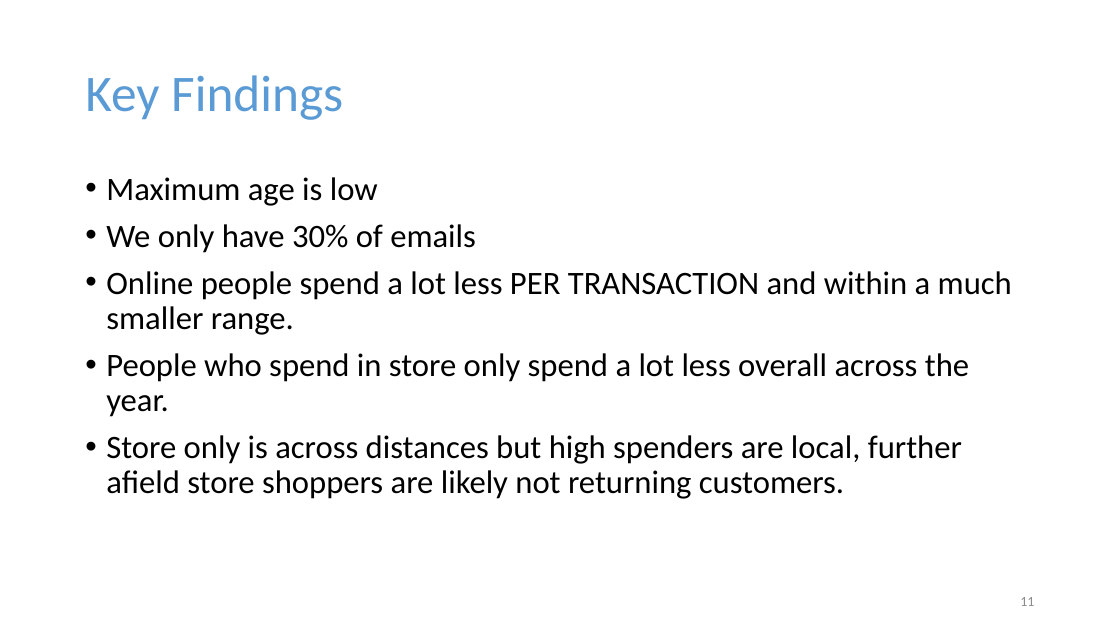
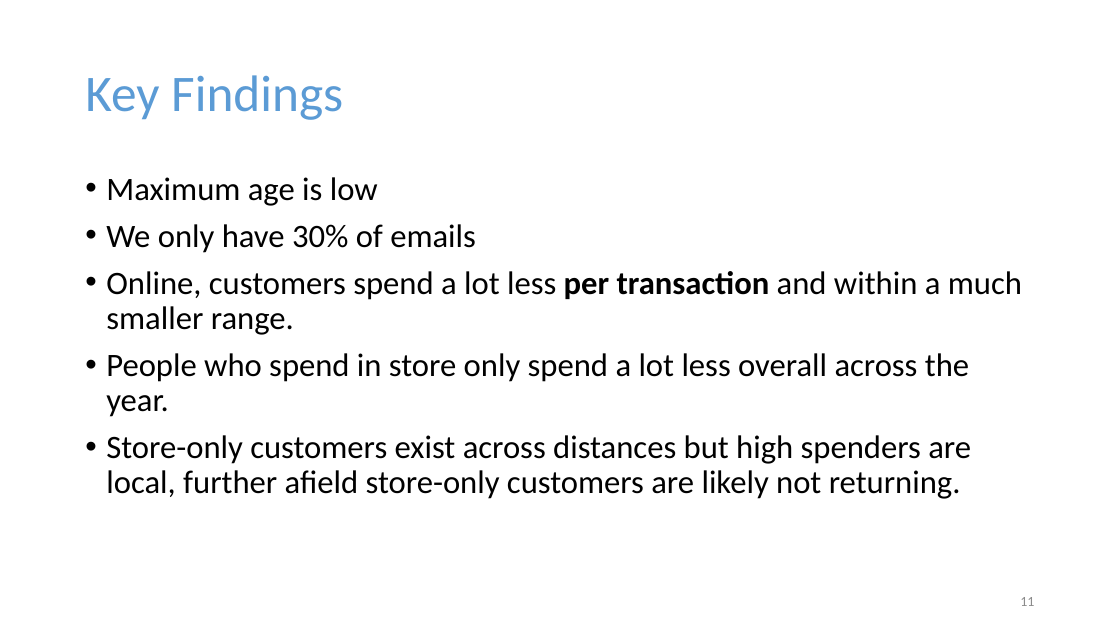
Before and after one commit to LornaMaven/Clarks-assignment, a slide deck: slide 11 of Clarks presentation.pptx. Drawn at 1120x630 pixels with LibreOffice and Linux fonts; fonts in the diff are those of the drawing. Boxes give left, top, right and bottom in pixels: in the first picture for what was removed or moved away, otherwise in the second. Text is boxed around its words. In the diff, an @@ line names an element or a change of style, - is before the commit and + after.

```diff
--- a/Clarks presentation.pptx
+++ b/Clarks presentation.pptx
@@ text at (106, 271, 1022, 335): text changed @@
-• Online people spend a lot less PER TRANSACTION and within a much smaller range.
+• Online, customers spend a lot less per transaction and within a much smaller range.
@@ text at (106, 435, 971, 499): text changed @@
-• Store only is across distances but high spenders are local, further afield store shoppers are likely not returning customers.
+• Store-only customers exist across distances but high spenders are local, further afield store-only customers are likely not returning.
```
Also in this commit, not shown: 8 other slides changed.
